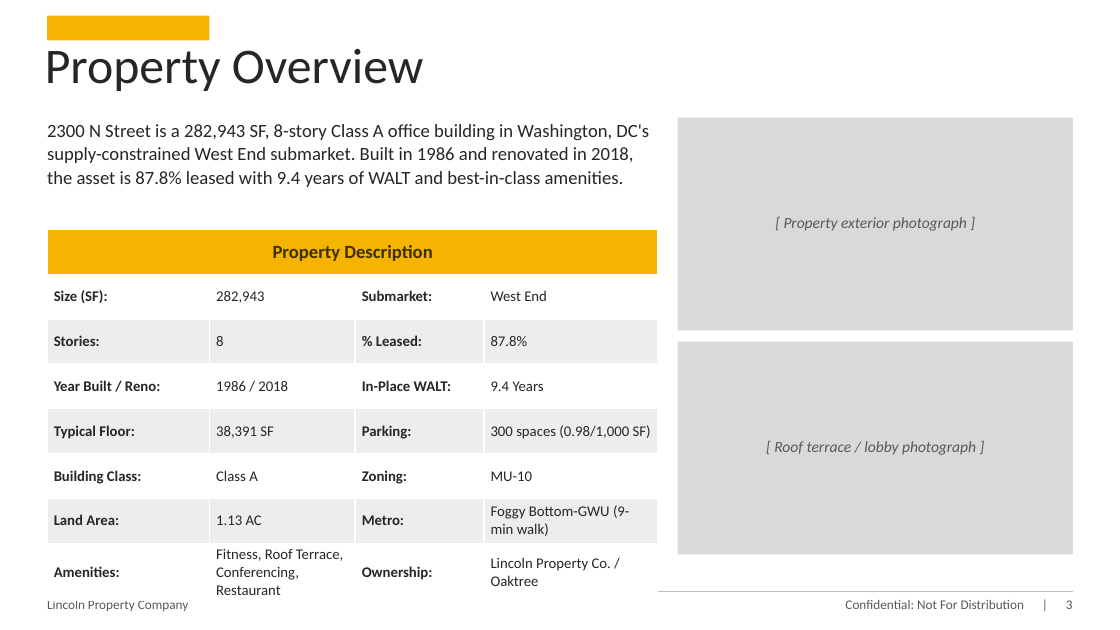
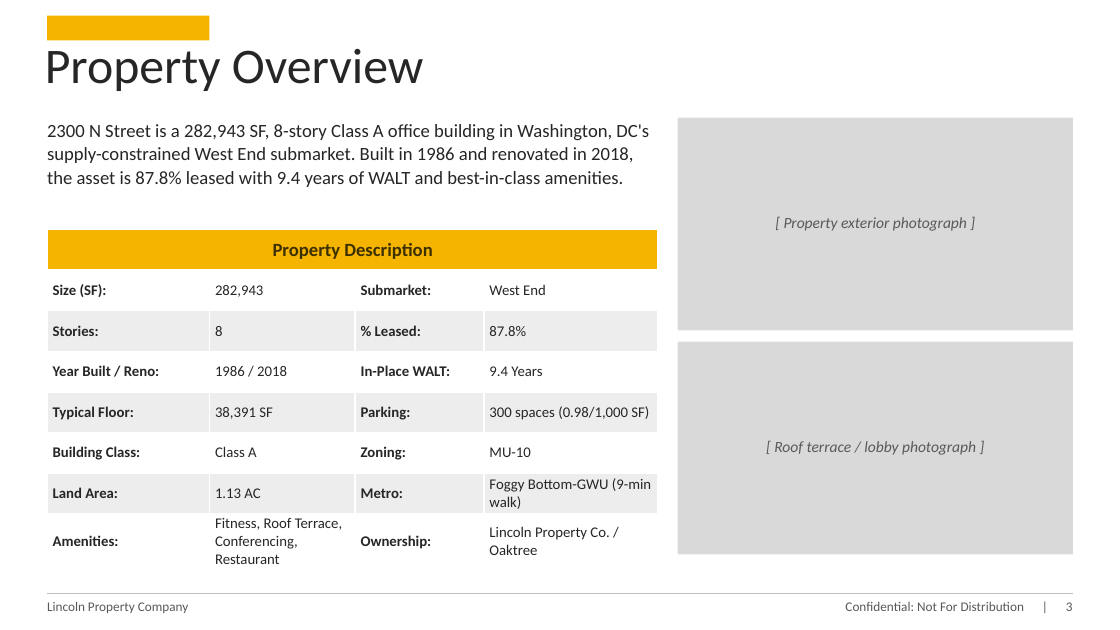
Before and after one commit to fredballs1115-ux/Underwrite-Copilot, a slide deck: slide 3 of equity-deck/2300_N_Street_NW_Investment_Overview.pptx. Drawn at 1120x630 pixels with LibreOffice and Linux fonts; fonts in the diff are those of the drawing. Boxes give left, top, right and bottom in pixels: in the first picture for what was removed or moved away, otherwise in the second. Text is boxed around its words. In the diff, an @@ line names an element or a change of style, - is before the commit and + after.

```diff
--- a/equity-deck/2300_N_Street_NW_Investment_Overview.pptx
+++ b/equity-deck/2300_N_Street_NW_Investment_Overview.pptx
@@ table: place and size @@
-table at [47, 230, 657, 599]
+table at [47, 230, 657, 568]
@@ elbow line (47, 594) - (1073, 594): route changed @@
```
Also in this commit, not shown: 4 other slides changed, 6 slides added, 3 slides removed, 2 other files.
